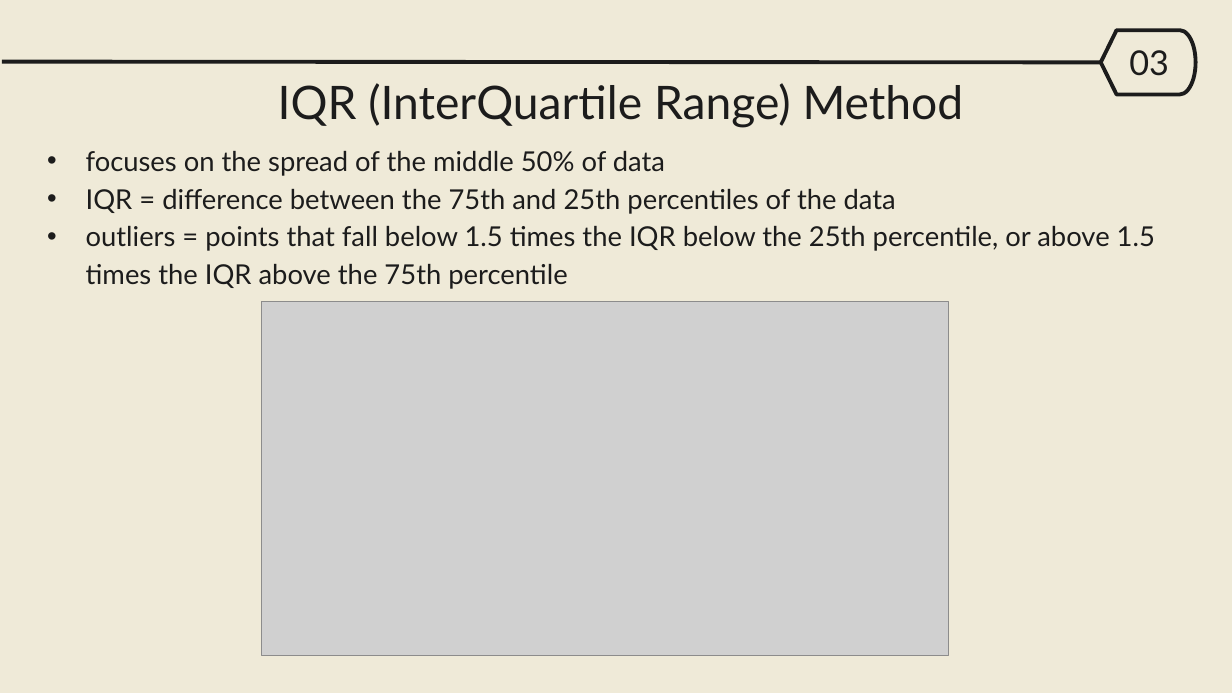
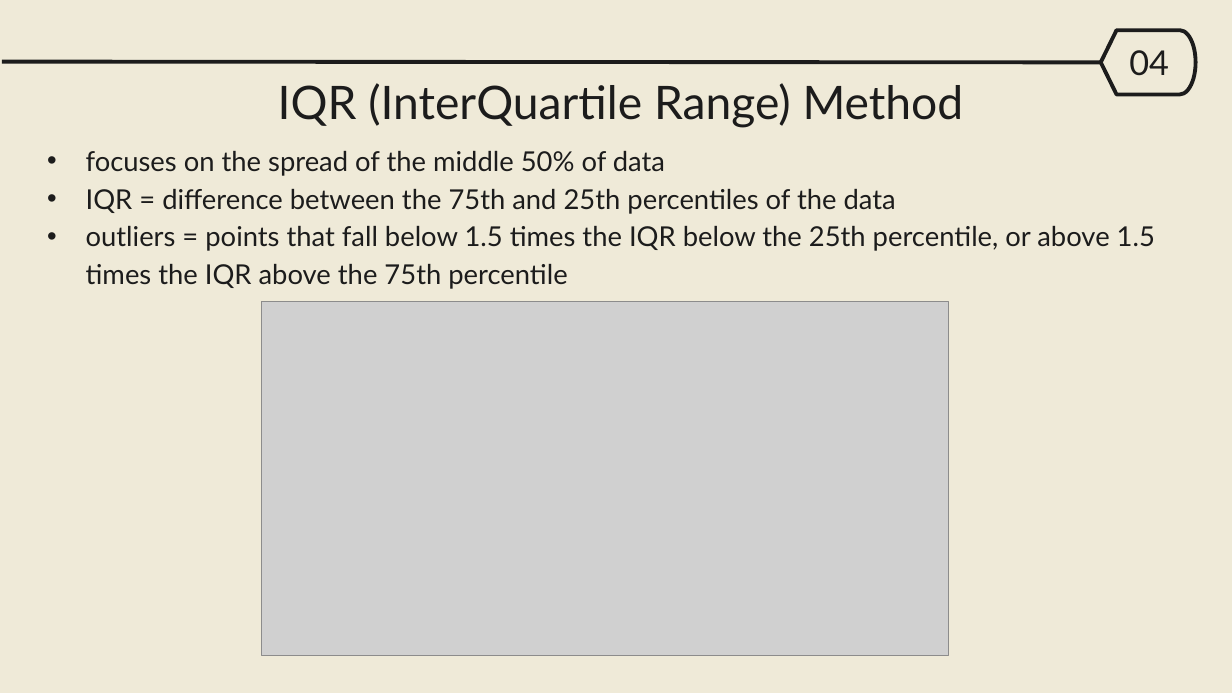
Before and after one commit to yakinamaharjan/trainee, a slide deck: slide 12 of slides/imputation&outliers.pptx (slide 11 before the commit). Drawn at 1232x693 pixels with LibreOffice and Linux fonts; fonts in the diff are those of the drawing; grey boxes stand for pictures. Boxes give left, top, right and bottom in pixels: in the first picture for what was removed or moved away, otherwise in the second. Text is boxed around its words. In the diff, an @@ line names an element or a change of style, - is before the commit and + after.

```diff
--- a/slides/imputation&outliers.pptx
+++ b/slides/imputation&outliers.pptx
@@ text at box(1129, 50, 1169, 76): text changed @@
-03
+04
```
Also in this commit, not shown: 8 other slides changed, 1 slide added, 3 other files.
